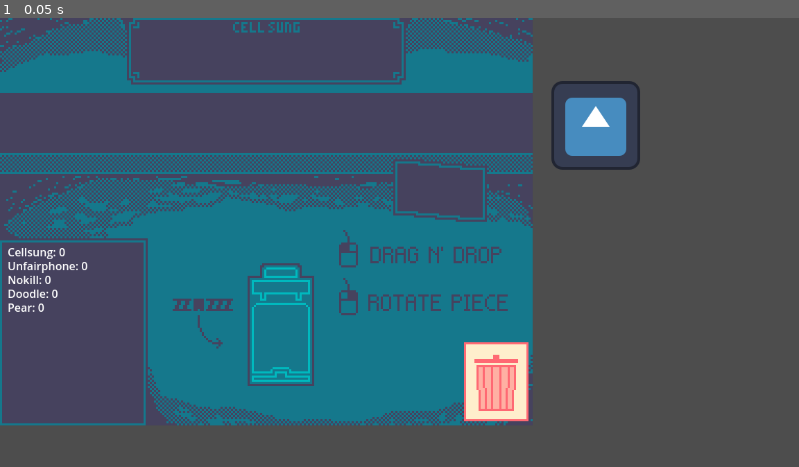
Above: before the commit, frame 1.
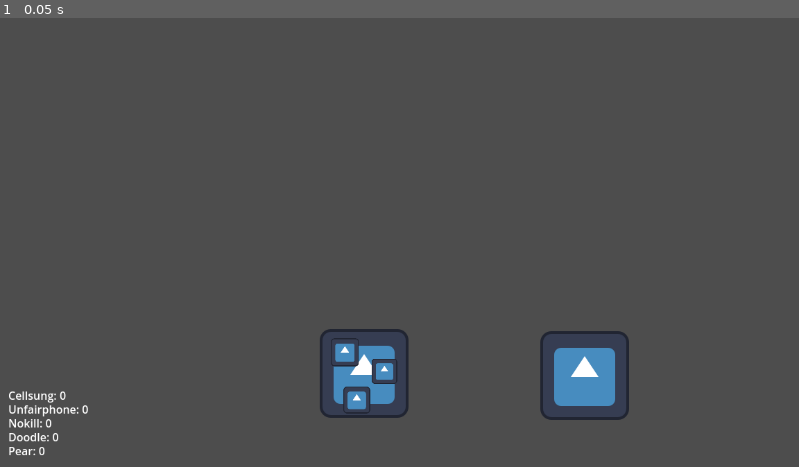
Above: after the commit, the same moment.

Repository: ValetNoir/trijam-354
Game: Godot game, scene res://CellSung.tscn
The game is run twice, just before and just after one commit, with the same random seed, the same clock (stepped at 60 frames per second) and the same inputs. The engine's default icon, where the game draws it, is replaced by a stand-in: a white triangle on a blue panel in a dark square.
Inputs:
- Up to frame 1 (0.05 s): no input

The runs differ from the first frame. In frame 1, 36% of the frame differs, in the area x 0-81%, y 0-98%.

Commit message:
drag and drop

Diff:
--- a/CellSung.tscn
+++ b/CellSung.tscn
@@ -1,72 +1,26 @@
-[gd_scene load_steps=12 format=3 uid="uid://lcjrwqjfoo8q"]
+[gd_scene load_steps=5 format=3 uid="uid://lcjrwqjfoo8q"]
 
-[ext_resource type="Script" uid="uid://dnvx3ciwndqf7" path="res://Scripts/Belt.gd" id="2_4cuy2"]
-[ext_resource type="Texture2D" uid="uid://chtx2awoywe7l" path="res://Assets/background.png" id="2_qswlu"]
-[ext_resource type="Script" uid="uid://kwq3sqq5naml" path="res://Scripts/Component.gd" id="2_v1tse"]
+[ext_resource type="PackedScene" uid="uid://uulq217or0l8" path="res://Prefabs/cell.tscn" id="1_v1tse"]
 [ext_resource type="PackedScene" uid="uid://dv5avlt1da82c" path="res://Prefabs/game_manager.tscn" id="2_yvnag"]
 [ext_resource type="PackedScene" uid="uid://bwklbt3cmiujf" path="res://Prefabs/slot.tscn" id="3_fg564"]
-[ext_resource type="PackedScene" uid="uid://dagadpr6wsoxc" path="res://Prefabs/companies.tscn" id="5_p22oh"]
-[ext_resource type="Script" uid="uid://cidasou3tfcgk" path="res://Scripts/Cell.gd" id="6_h1kxc"]
-[ext_resource type="Texture2D" uid="uid://cfehcbwm3osyg" path="res://icon.svg" id="7_vdpq5"]
-[ext_resource type="Script" uid="uid://dbp5obtkqtsrg" path="res://Scripts/Slot.gd" id="9_vdpq5"]
-
-[sub_resource type="RectangleShape2D" id="RectangleShape2D_qswlu"]
-size = Vector2(1486, 144)
-
-[sub_resource type="RectangleShape2D" id="RectangleShape2D_cqa7s"]
-size = Vector2(93.000015, 113.99999)
+[ext_resource type="PackedScene" path="res://Prefabs/companies.tscn" id="5_yvnag"]
 
 [node name="Node2D" type="Node2D"]
-script = ExtResource("2_v1tse")
-
-[node name="Sprite2D" type="Sprite2D" parent="."]
-texture_filter = 1
-scale = Vector2(3, 3)
-texture = ExtResource("2_qswlu")
-centered = false
-
-[node name="Belt" type="Node2D" parent="." node_paths=PackedStringArray("Conveyor")]
-position = Vector2(-66, 152)
-script = ExtResource("2_4cuy2")
-Conveyor = NodePath("Area2D")
-
-[node name="Area2D" type="Area2D" parent="Belt"]
-position = Vector2(-21, 5)
-
-[node name="CollisionShape2D" type="CollisionShape2D" parent="Belt/Area2D"]
-position = Vector2(674, 1)
-shape = SubResource("RectangleShape2D_qswlu")
-
-[node name="BeltVoid" parent="Belt" instance=ExtResource("3_fg564")]
-position = Vector2(925, 3)
-isTrash = true
 
 [node name="GameManager" parent="." node_paths=PackedStringArray("cell", "player_company") instance=ExtResource("2_yvnag")]
 cell = NodePath("../Cell")
 player_company = NodePath("../Companies/Cellsung")
 
-[node name="Cell" type="Node2D" parent="." node_paths=PackedStringArray("slots")]
+[node name="Cell" parent="." instance=ExtResource("1_v1tse")]
 position = Vector2(525, 513)
-script = ExtResource("6_h1kxc")
-slots = [NodePath(""), NodePath(""), NodePath("")]
 
-[node name="Sprite2D" type="Sprite2D" parent="Cell"]
-visible = false
-texture = ExtResource("7_vdpq5")
-
-[node name="Trash" type="Node2D" parent="."]
-position = Vector2(701, 521)
-script = ExtResource("9_vdpq5")
+[node name="Trash" parent="." instance=ExtResource("3_fg564")]
+position = Vector2(843, 516)
+rotation = -6.2831855
 isTrash = true
 
-[node name="Area2D" type="Area2D" parent="Trash"]
-
-[node name="CollisionShape2D" type="CollisionShape2D" parent="Trash/Area2D"]
-position = Vector2(14.5, 4)
-shape = SubResource("RectangleShape2D_cqa7s")
-
-[node name="Companies" parent="." instance=ExtResource("5_p22oh")]
-position = Vector2(11, 326)
+[node name="Companies" parent="." instance=ExtResource("5_yvnag")]
+position = Vector2(12, 533)
 
 [connection signal="completed" from="Cell" to="GameManager" method="_on_cell_completed"]
 
--- a/Prefabs/component.tscn
+++ b/Prefabs/component.tscn
@@ -1,10 +1,17 @@
-[gd_scene load_steps=3 format=3 uid="uid://cqvs3nfjvtn37"]
+[gd_scene load_steps=4 format=3 uid="uid://cqvs3nfjvtn37"]
 
 [ext_resource type="Script" uid="uid://kwq3sqq5naml" path="res://Scripts/Component.gd" id="1_wwcgp"]
 [ext_resource type="Texture2D" uid="uid://cfehcbwm3osyg" path="res://icon.svg" id="2_o24da"]
+
+[sub_resource type="RectangleShape2D" id="RectangleShape2D_o24da"]
 
 [node name="Component" type="Node2D"]
 script = ExtResource("1_wwcgp")
 
 [node name="Sprite2D" type="Sprite2D" parent="."]
 texture = ExtResource("2_o24da")
+
+[node name="Area2D" type="Area2D" parent="."]
+
+[node name="CollisionShape2D" type="CollisionShape2D" parent="Area2D"]
+shape = SubResource("RectangleShape2D_o24da")
--- a/Prefabs/slot.tscn
+++ b/Prefabs/slot.tscn
@@ -17,3 +17,6 @@
 
 [node name="Sprite2D" type="Sprite2D" parent="."]
 texture = ExtResource("2_cqa7s")
+
+[connection signal="area_entered" from="Area2D" to="." method="_on_area_entered"]
+[connection signal="area_exited" from="Area2D" to="." method="_on_area_exit"]
--- a/Scripts/Component.gd
+++ b/Scripts/Component.gd
@@ -9,19 +9,26 @@
 @export var explosion_risk:int
 @export var money_reward:int
 
-var is_put :bool = false
 var is_dragged:bool = false
+var rotationInt: int = 0
+var slotDrop:Slot
+var is_on_slot:bool = false
 
 func is_valid(type:Types, orientation:int):
 	return type == self.type && orientation == self.orientation
 
 func _process(delta: float) :
-	if Input.is_mouse_button_pressed(MOUSE_BUTTON_LEFT) && $Sprite2D.get_rect().has_point(to_local(get_global_mouse_position())) && !is_put:
+	if Input.is_action_just_pressed("LeftClick") && $Sprite2D.get_rect().has_point(to_local(get_global_mouse_position())):
 		is_dragged = true
 	if is_dragged:
 		position = get_global_mouse_position()
-	if Input.is_mouse_button_pressed(MOUSE_BUTTON_LEFT) && is_dragged: #&& Detect If Slot/Trash
-		#Launch set_component from slot program
-		is_dragged = false
-		is_put = true
-	pass
+		if Input.is_action_just_pressed("RightClick"):
+			_rotation()
+		if Input.is_action_just_pressed("LeftClick") && is_on_slot:
+			slotDrop.set_component(self)
+
+func _rotation():
+	if self.rotation_degrees >= 360.0:
+		self.rotation_degrees = 0.0
+	self.rotation_degrees += 90.0
+	rotationInt = self.rotation_degrees/90
--- a/Scripts/Slot.gd
+++ b/Scripts/Slot.gd
@@ -25,3 +25,16 @@
 
 func get_component():
 	return self.component
+
+func _on_area_entered(area):
+	var component = area.get_parent()
+	if component is Component:
+		component.is_on_slot = true
+		component.slotDrop = self
+
+func _on_area_exit(area):
+	var component = area.get_parent()
+	if component is Component:
+		component.is_on_slot = false
+		component.slotDrop = null
+	pass
--- a/project.godot
+++ b/project.godot
@@ -22,6 +22,11 @@
 "events": [Object(InputEventMouseButton,"resource_local_to_scene":false,"resource_name":"","device":-1,"window_id":0,"a …(253 unchanged characters)…
 ]
 }
+RightClick={
+"deadzone": 0.2,
+"events": [Object(InputEventMouseButton,"resource_local_to_scene":false,"resource_name":"","device":-1,"window_id":0,"alt_pressed":false,"shift_pressed":false,"ctrl_pressed":false,"meta_pressed":false,"button_mask":0,"position":Vector2(0, 0),"global_position":Vector2(0, 0),"factor":1.0,"button_index":2,"canceled":false,"pressed":false,"double_click":false,"script":null)
+]
+}
 
 [rendering]
 
